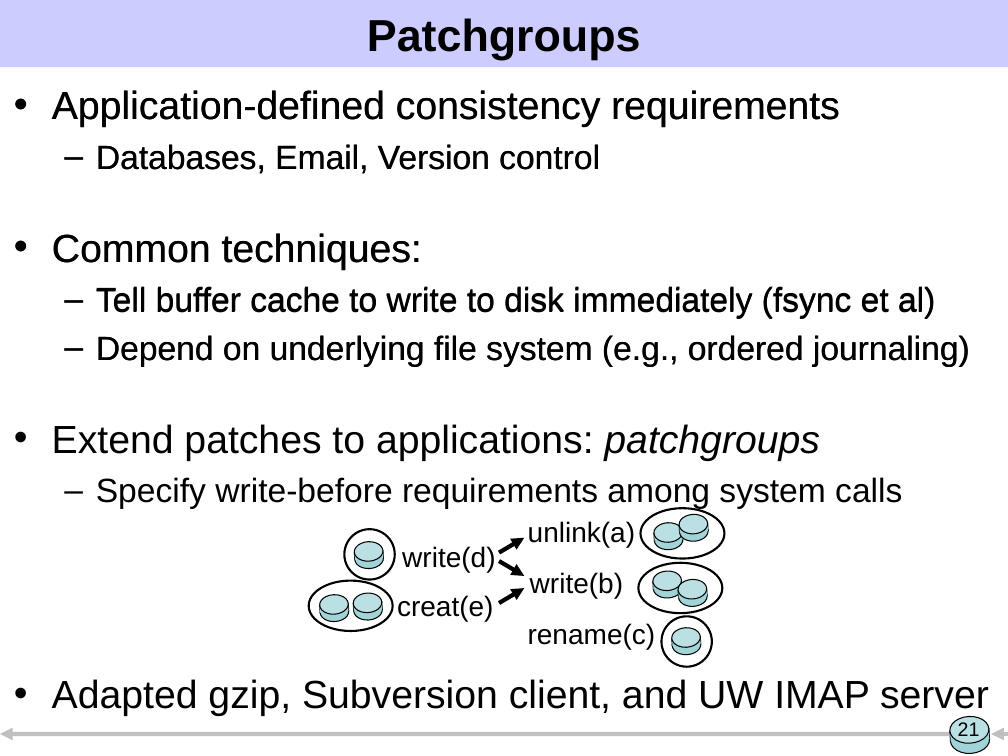
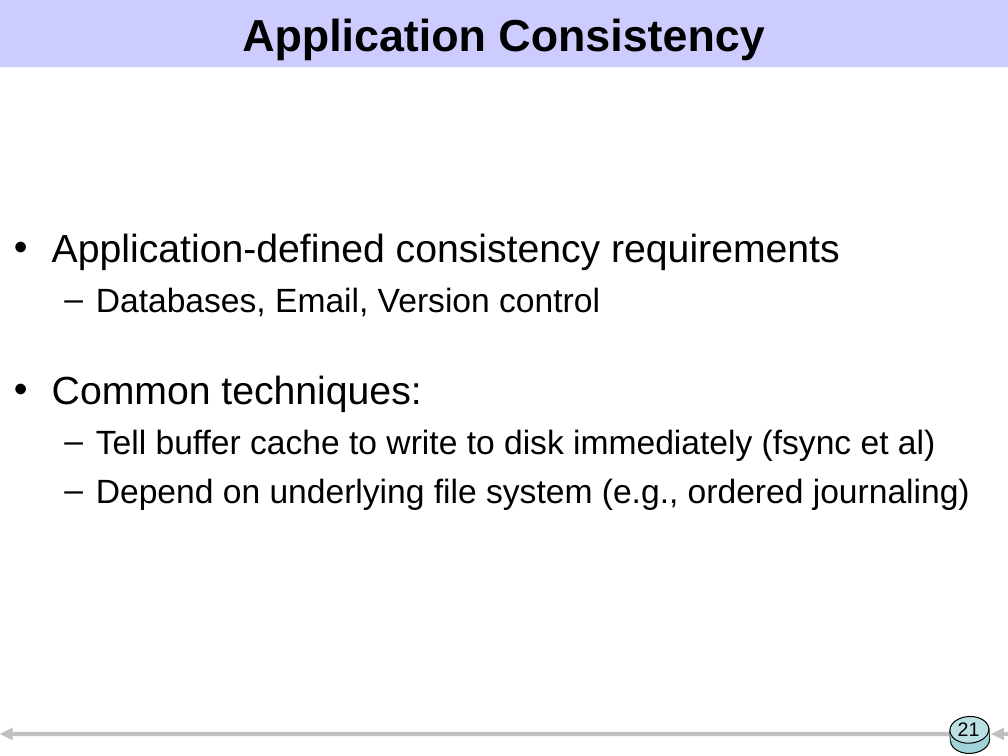
Before and after one commit to ucla-readable/fstitch-doc, a slide deck: slide 21 of sosp/pres.ppt. Drawn at 1008x756 pixels with LibreOffice and Linux fonts; fonts in the diff are those of the drawing. Boxes give left, top, right and bottom in pixels: in the first picture for what was removed or moved away, otherwise in the second. Text is boxed around its words. In the diff, an @@ line names an element or a change of style, - is before the commit and + after.

```diff
--- a/sosp/pres.ppt
+++ b/sosp/pres.ppt
@@ title at (242, 18, 764, 60): text changed @@
-Patchgroups
+Application Consistency
@@ text removed at (52, 90, 989, 716) @@
-• Application-defined consistency requirements
-  – Databases, Email, Version control
-• Common techniques:
-  – Tell buffer cache to write to disk immediately (fsync et al)
-  – Depend on underlying file system (e.g., ordered journaling)
-• Extend patches to applications: patchgroups
-  – Specify write-before requirements among system calls
-• Adapted gzip, Subversion client, and UW IMAP server
@@ text "Application-defined consistency requirements" rewrapped from (4, 76, 1004, 714) to (52, 233, 970, 510) @@
@@ group removed at (308, 508, 724, 666): 21 ellipses, 16 rectangles, 5 texts, 3 arrows @@
-write(b)
-unlink(a)
-write(d)
-creat(e)
-rename(c)
```
Also in this commit, not shown: 15 other slides changed, 2 slides added, 1 slide removed.
